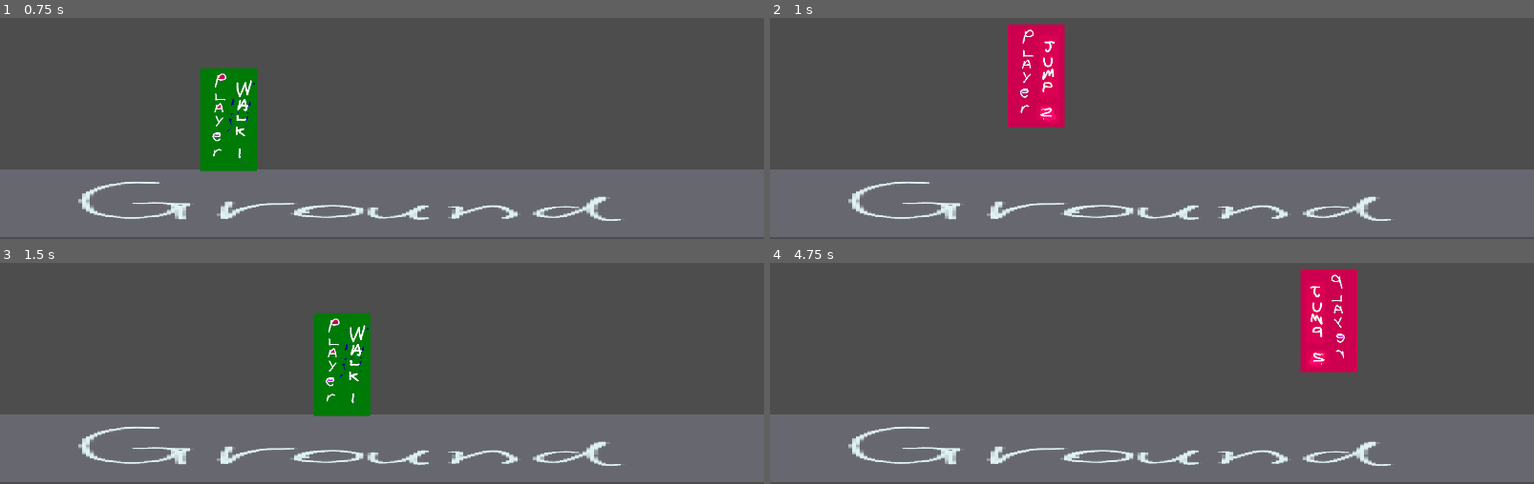
Above: before the commit, frames 1-4 (two rows, left to right).
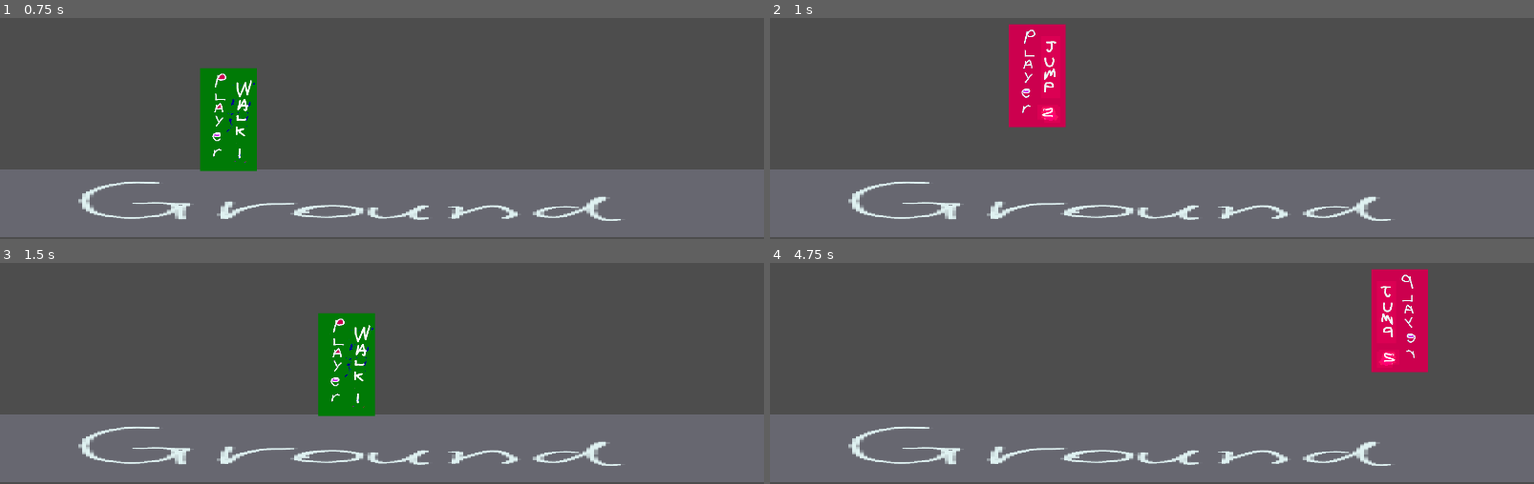
Above: after the commit, the same moments.

Repository: haruo-gabriel/portal2d
Game: Godot game, scene res://Scenes/Main/main.tscn
The game is run twice, just before and just after one commit, with the same random seed, the same clock (stepped at 60 frames per second) and the same inputs.
Inputs:
- Up to frame 1 (0.75 s): hold D (move_right) from 0.53 s (still down)
- Up to frame 2 (1 s): keep holding D (move_right); tap Space (jump) at 0.77 s
- Up to frame 3 (1.5 s): keep holding D (move_right)
- Up to frame 4 (4.75 s): tap Space (jump) at 1.52, 3.02, 3.77, 4.52 s; release D (move_right) at 2.03 s; hold A (move_left) 2.03-2.78 s; hold D (move_right) 2.78-4.28 s; hold A (move_left) from 4.28 s (still down)

Frame 1 is identical in both runs. In frame 2, 0.6% of the frame differs, in the area x 31-39%, y 2-50%; in frame 3, 1.3%; in frame 4, 7.0%, in the area x 69-87%, y 2-50%.

Commit message:
Messing with mid air movement
I'm trying to make it so that you don't deaccelerate mid air unless you wan't to.

It's not working yet, but I'll do something about it soon.

Diff:
--- a/godot project/Scripts/Player/Player.gd
+++ b/godot project/Scripts/Player/Player.gd
@@ -15,8 +15,8 @@
 
 const JUMP_VELOCITY: float = -600.0
 
-const MAX_Y_SPEED: float = 1000 # In absolute value
-const MAX_X_SPEED: float = 400 # In absolute value
+const MAX_Y_SPEED: float = 1000.0 # In absolute value
+const MAX_X_SPEED: float = 600.0 # In absolute value
 
 # Frames a player can press jump before landing and still jump upon hitting ground.
 # To remove, set it to 1, NOT ZERO (the player won't be able to jump).
@@ -91,11 +91,16 @@
 	if direction:
 
 		var step = HORIZONTAL_ACCELERATION
+		var new_speed = direction * WALKING_SPEED
 
 		if not is_on_floor():
+
 			step *= IN_AIR_MULTIPLIER
 
-		velocity.x = move_toward(velocity.x, direction * WALKING_SPEED, step)
+			# You don't deaccelerate while on air
+			new_speed = max(new_speed, velocity.x)
+
+		velocity.x = move_toward(velocity.x, new_speed, step)
 
 	elif is_on_floor():
 		velocity.x = move_toward(velocity.x, 0, GROUND_DRAG)
